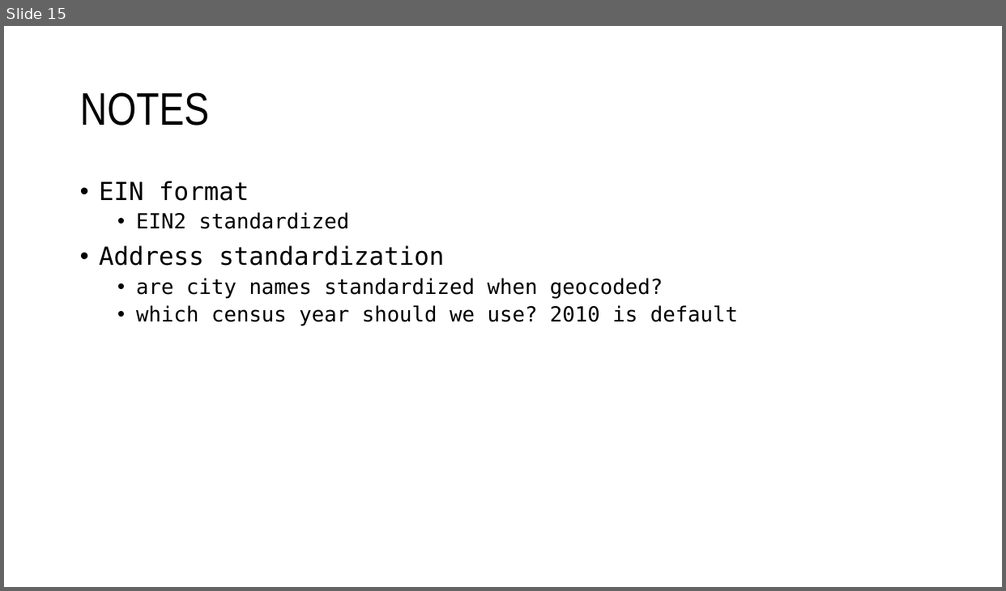
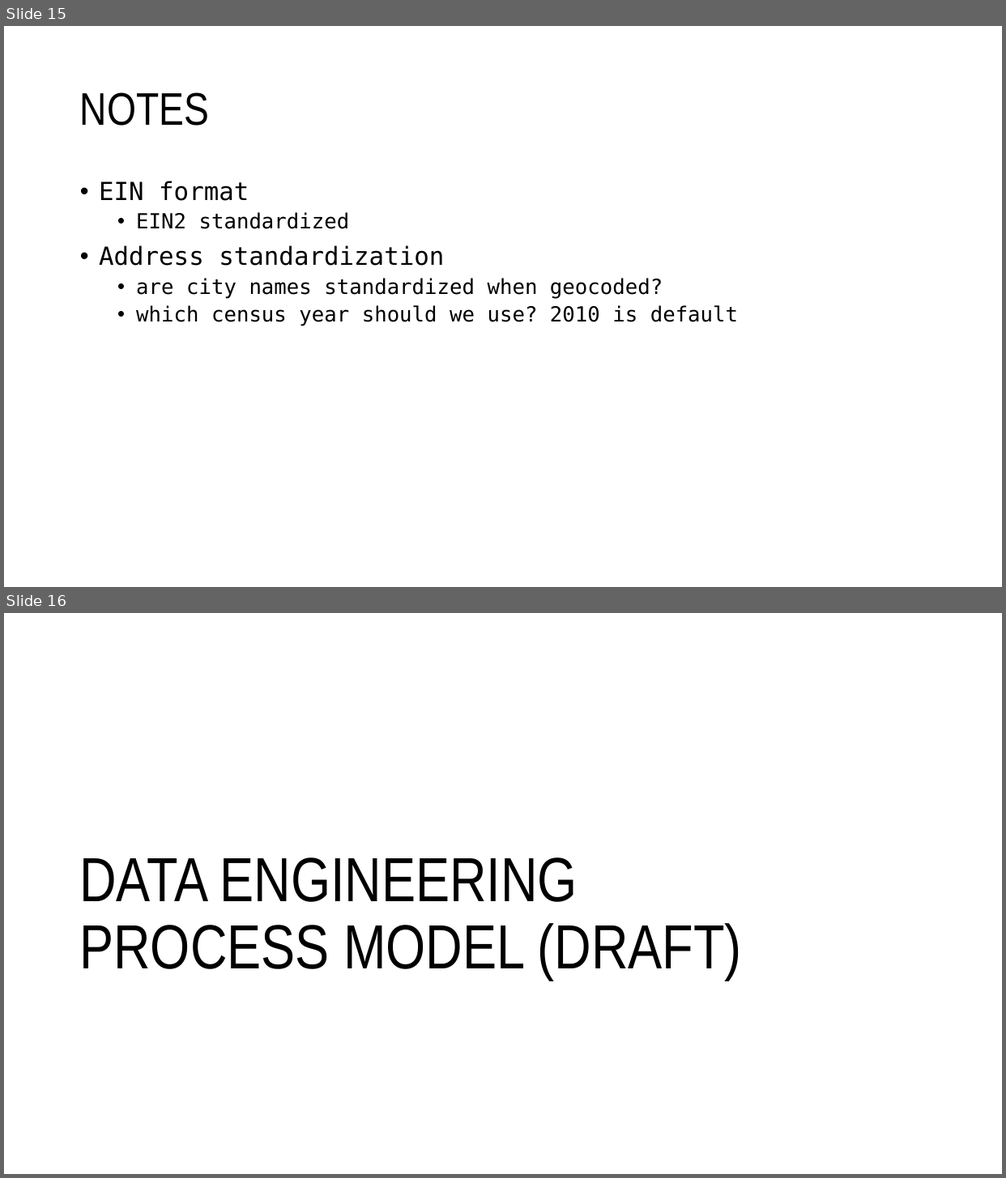
Before and after one commit to Nonprofit-Open-Data-Collective/metadata-standards, a slide deck: METADATA CODEBOOK.pptx. Shown one above the other, each under a label of ours: slide 15 before the commit, slides 15 and 16 after it. The pictures are 1006x591 and 1006x1178 pixels, drawn with LibreOffice and Linux fonts; fonts in the diff are those of the drawing. Boxes give left, top, right and bottom in pixels: in the first picture for what was removed or moved away, otherwise in the second. Text is boxed around its words. In the diff, an @@ line names an element or a change of style, - is before the commit and + after.

```diff
--- a/METADATA CODEBOOK.pptx
+++ b/METADATA CODEBOOK.pptx
@@ slide 16 added at box(4, 613, 1002, 1174), background #FFFFFF @@
@@ title added at box(79, 858, 742, 981), 60 pt, text #000000 @@
+DATA ENGINEERING
+PROCESS MODEL (DRAFT)
```
Also in this commit, not shown: 2 other slides added.
